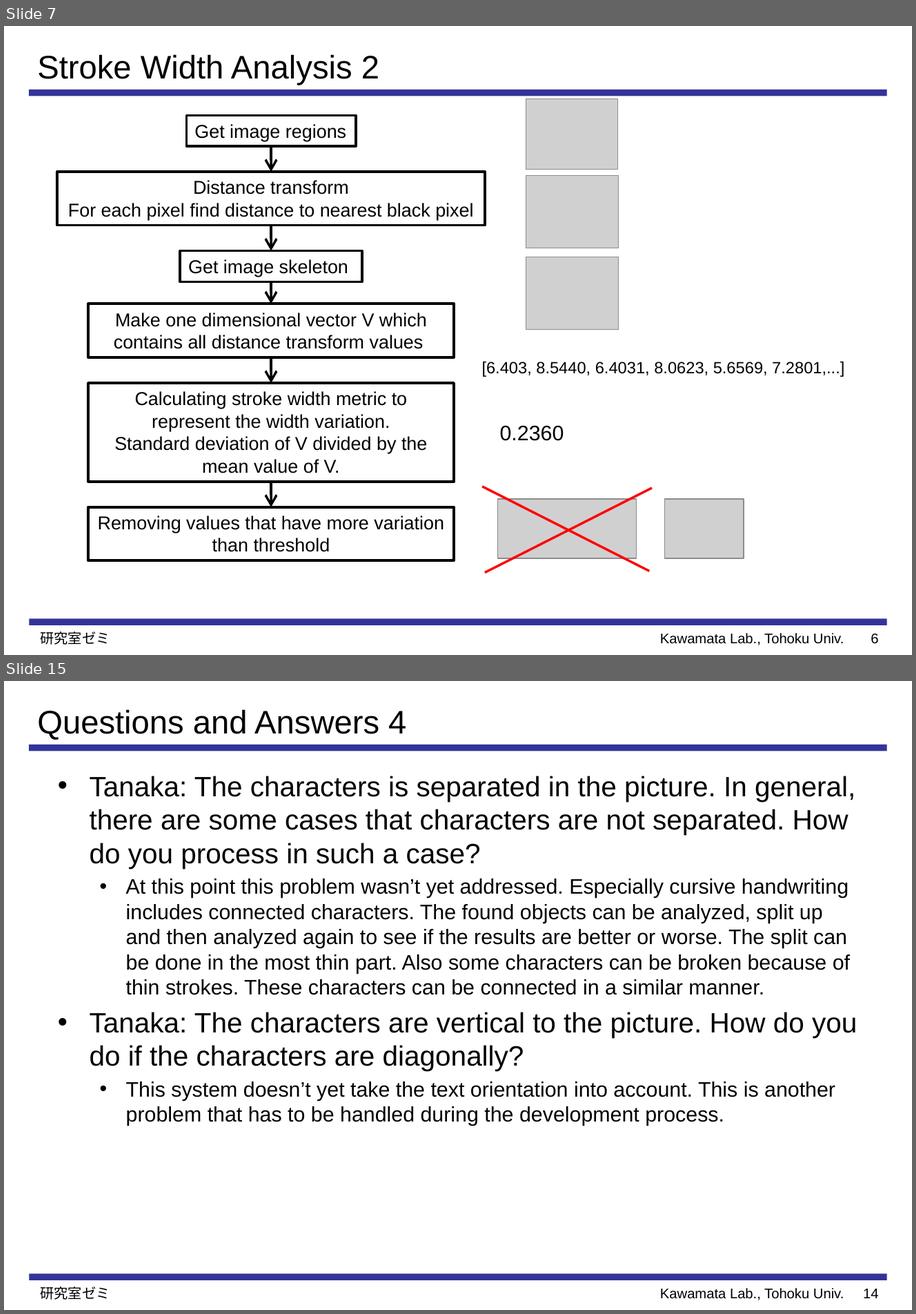
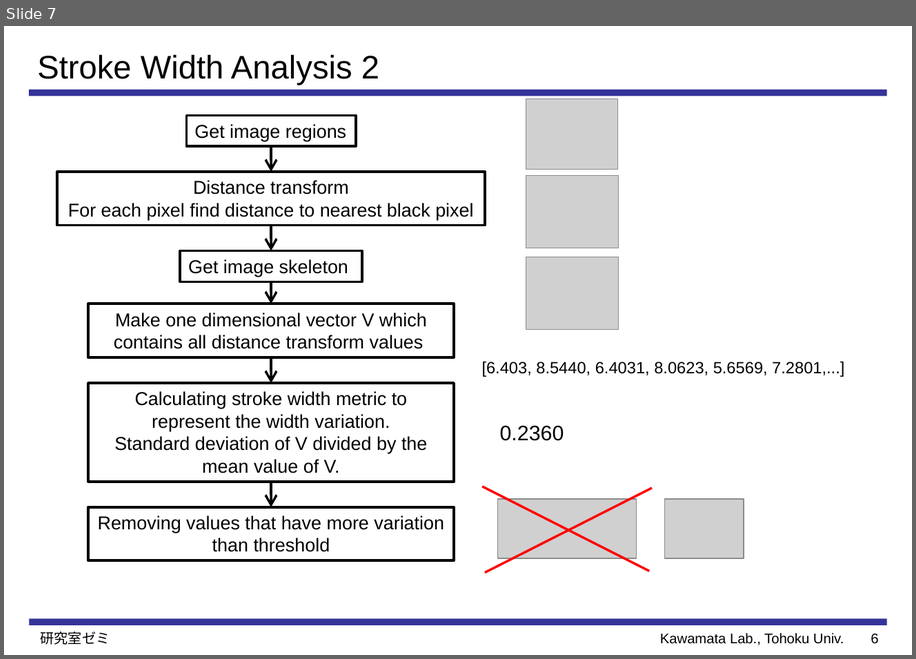
Before and after one commit to Perttu-/Handwriting-recognition, a slide deck: reports & presentations/seminar2/February_Seminar.pptx. Shown one above the other, each under a label of ours: slides 7 and 15 before the commit, slide 7 after it; the slides between them are not shown. The pictures are 916x1314 and 916x659 pixels, drawn with LibreOffice and Linux fonts; fonts in the diff are those of the drawing; grey boxes stand for pictures. Boxes give left, top, right and bottom in pixels: in the first picture for what was removed or moved away, otherwise in the second. Text is boxed around its words. In the diff, an @@ line names an element or a change of style, - is before the commit and + after.

Commit message:
more presentation,tests and results

```diff
--- a/reports & presentations/seminar2/February_Seminar.pptx
+++ b/reports & presentations/seminar2/February_Seminar.pptx
@@ slide 15 removed at (4,681,912,1310), background #FFFFFF; not listed: 3 template elements that a slide beside it also shows @@
@@ title removed at (37,709,406,740) @@
-Questions and Answers 4
@@ text removed at (90,776,857,1125) @@
-• Tanaka: The characters is separated in the picture. In general, there are some cases that characters are not separated. How do you process in such a case?
-  • At this point this problem wasn’t yet addressed. Especially cursive handwriting includes connected characters. The found objects can be analyzed, split up and then analyzed again to see if the results are better or worse. The split can be done in the most thin part. Also some characters can be broken because of thin strokes. These characters can be connected in a similar manner.
-• Tanaka: The characters are vertical to the picture. How do you do if the characters are diagonally?
-  • This system doesn’t yet take the text orientation into account. This is another problem that has to be handled during the development process.
@@ text removed at (40,1286,110,1299) @@
-研究室ゼミ
@@ page number removed at (863,1288,878,1298) @@
-14
```
Also in this commit, not shown: 6 slides changed, 7 slides added, 4 other slides removed, 48 other files.
